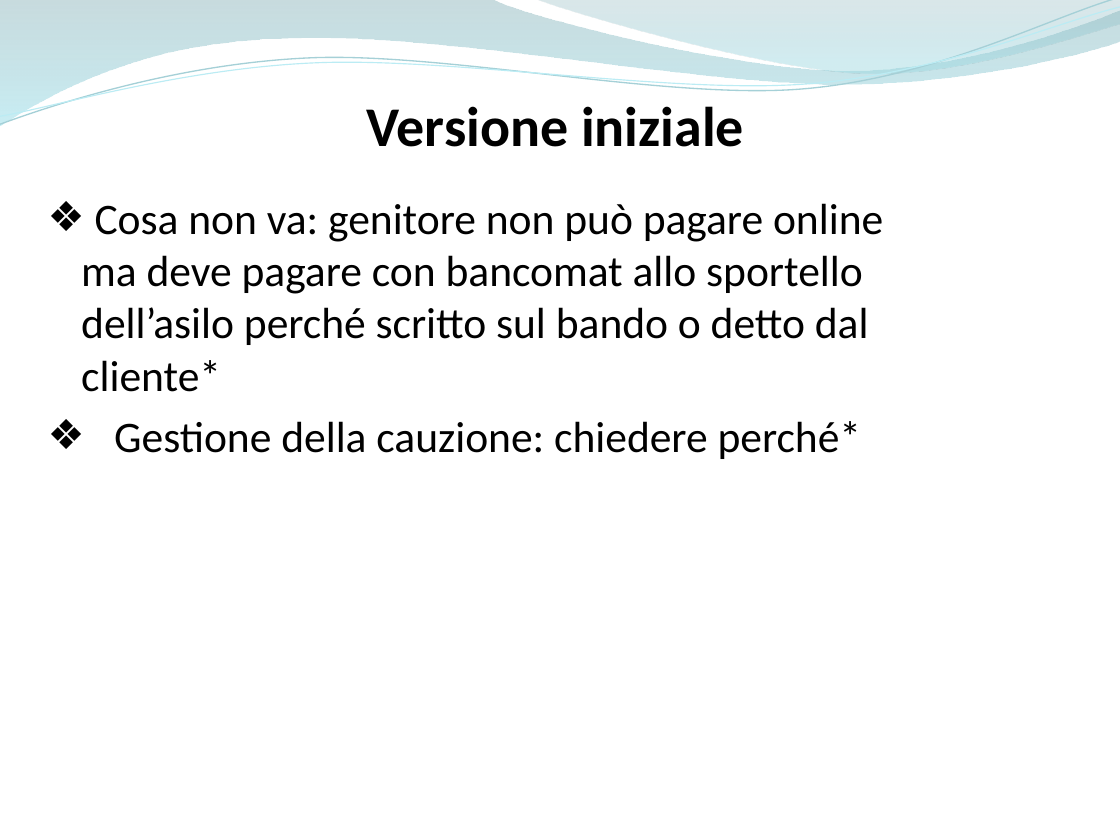
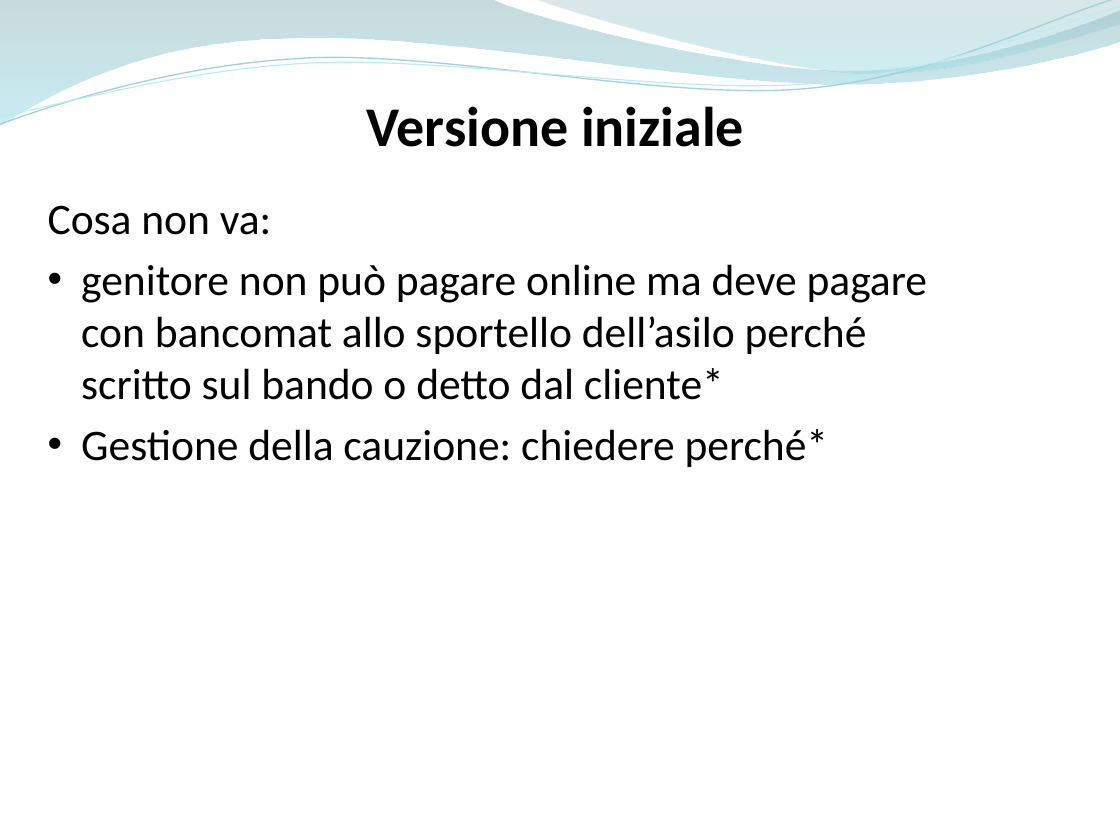
Before and after one commit to ammirate/at-silo, a slide deck: slide 6 of Presentazione/Atsilo2/Parisi/Atsilo_M_Parisi.pptx. Drawn at 1120x840 pixels with LibreOffice and Linux fonts; fonts in the diff are those of the drawing. Boxes give left, top, right and bottom in pixels: in the first picture for what was removed or moved away, otherwise in the second. Text is boxed around its words. In the diff, an @@ line names an element or a change of style, - is before the commit and + after.

```diff
--- a/Presentazione/Atsilo2/Parisi/Atsilo_M_Parisi.pptx
+++ b/Presentazione/Atsilo2/Parisi/Atsilo_M_Parisi.pptx
@@ text at <box>48,205,927,400</box>: text changed @@
-❖ Cosa non va: genitore non può pagare online ma deve pagare con bancomat allo sportello dell’asilo perché scritto sul bando o detto dal cliente*
+Cosa non va:
+• genitore non può pagare online ma deve pagare con bancomat allo sportello dell’asilo perché scritto sul bando o detto dal cliente*
@@ text at <box>81,429,829,467</box>: bullet ❖ to • @@
```
Also in this commit, not shown: 5 other slides changed, 2 slides added.
